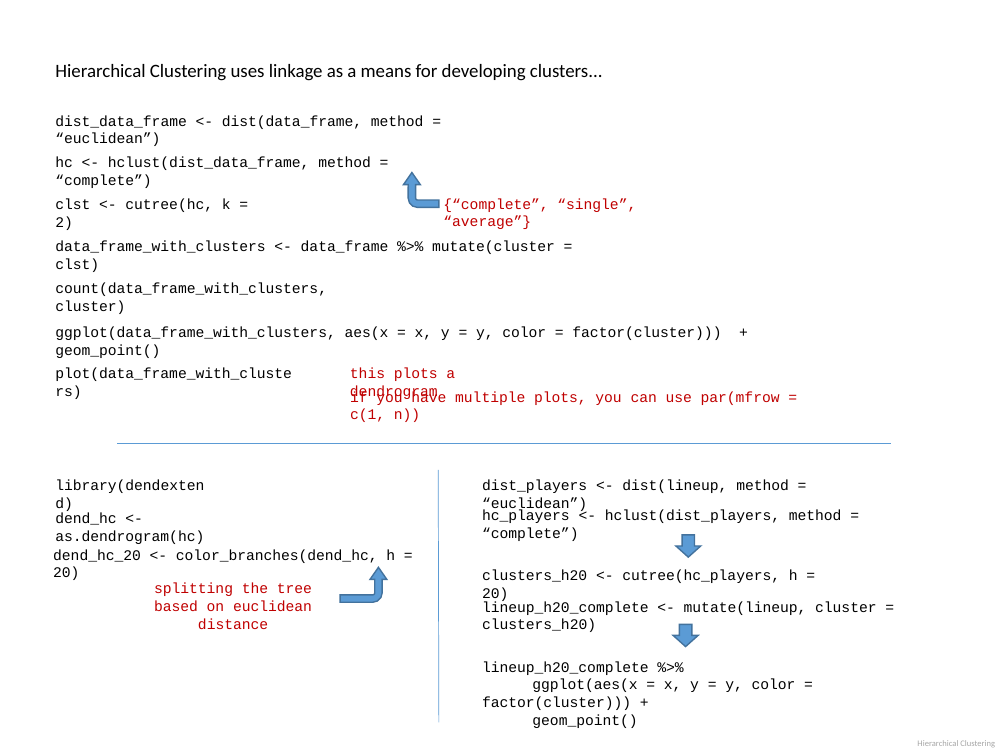
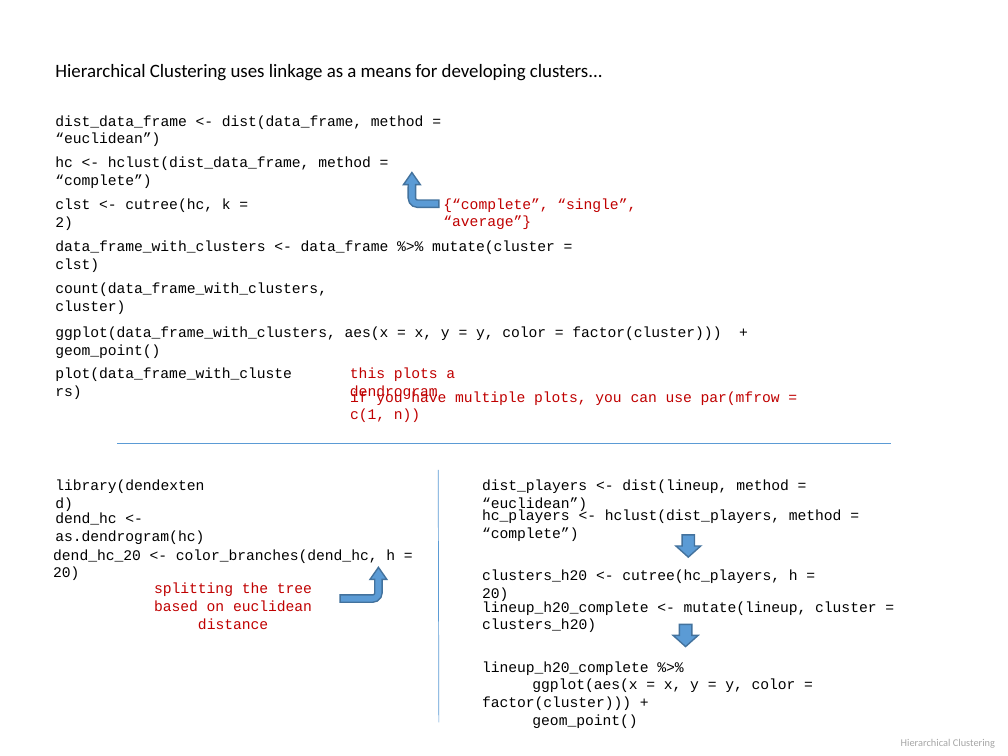
Before and after one commit to parcap/business-education, a slide deck: slide 5 of Track - Machine Learning/Cluster-Analysis-In-R/Cluster Analysis in R.pptx. Drawn at 1008x756 pixels with LibreOffice and Linux fonts; fonts in the diff are those of the drawing. Boxes give left, top, right and bottom in pixels: in the first picture for what was removed or moved away, otherwise in the second. Text is boxed around its words. In the diff, an @@ line names an element or a change of style, - is before the commit and + after.

```diff
--- a/Track - Machine Learning/Cluster-Analysis-In-R/Cluster Analysis in R.pptx
+++ b/Track - Machine Learning/Cluster-Analysis-In-R/Cluster Analysis in R.pptx
@@ text "Hierarchical Clustering" at box(901, 739, 995, 748): size 6.1 to 7.4 pt @@
```
Also in this commit, not shown: 4 other slides changed, 1 slide added, 4 other files.
